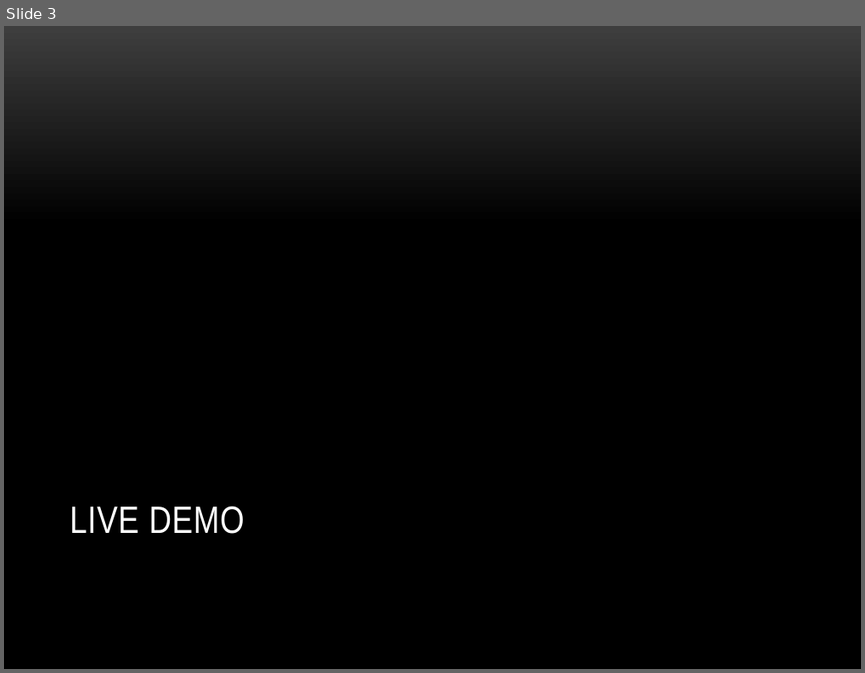
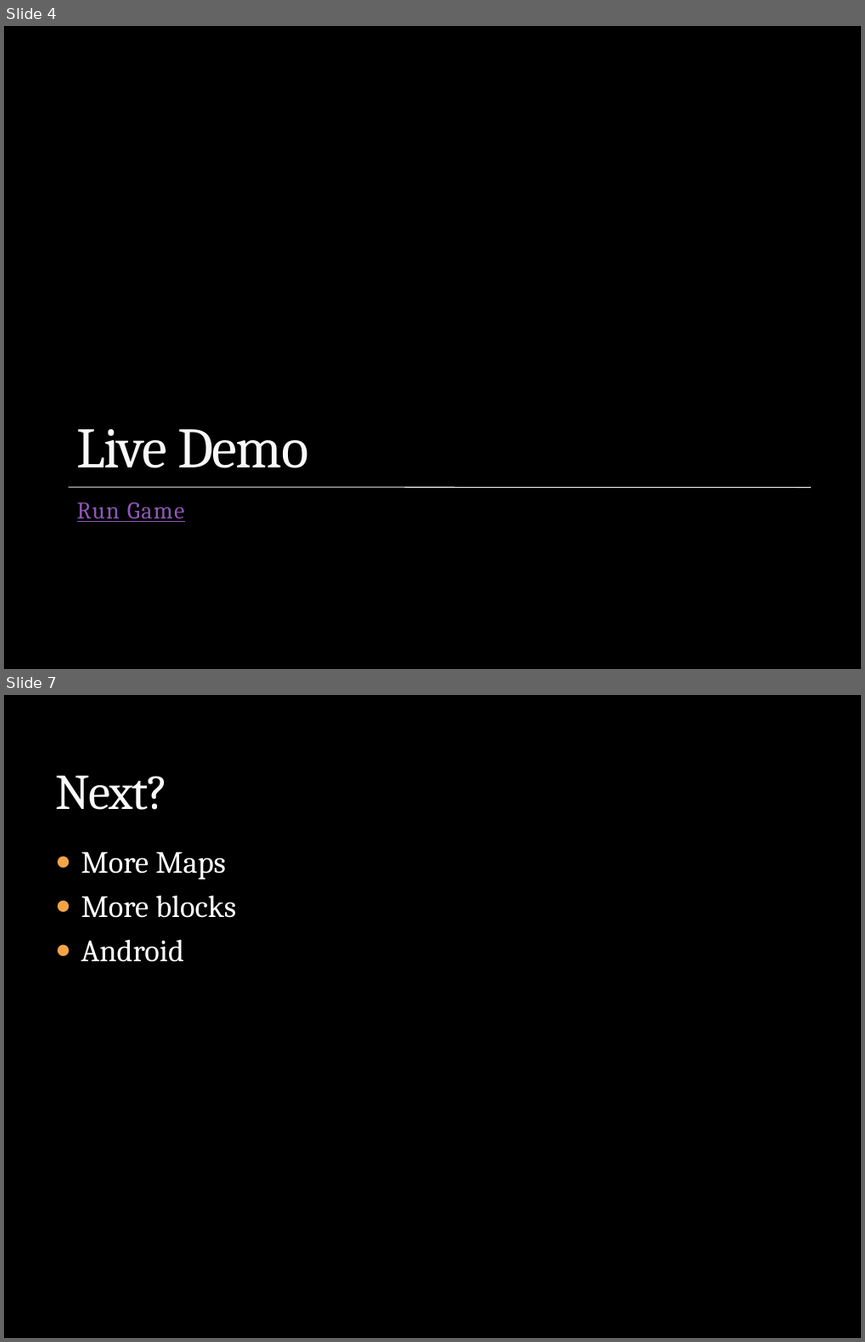
Before and after one commit to dwinings/Grow, a slide deck: CS325 Final Presentation Outline.pptx. Shown one above the other, each under a label of ours: slide 3 before the commit, slides 4 and 7 after it; the slides between them are not shown. The pictures are 865x673 and 865x1342 pixels, drawn with LibreOffice and Linux fonts; fonts in the diff are those of the drawing; background and template pictures are left out. Boxes give left, top, right and bottom in pixels: in the first picture for what was removed or moved away, otherwise in the second. Text is boxed around its words. In the diff, an @@ line names an element or a change of style, - is before the commit and + after.

```diff
--- a/CS325 Final Presentation Outline.pptx
+++ b/CS325 Final Presentation Outline.pptx
@@ slide 7 added at (4,695,861,1338), background picture (left out) @@
@@ title added at (55,775,168,810), 42 pt, text #F9F9F9 @@
+Next?
@@ text added at (81,851,236,962), 26 pt, text #FFFFFF @@
+● More Maps
+● More blocks
+● Android
@@ what was slide 3 is now slide 4 @@
@@ slide 4 changed as well @@
@@ background gradient #3F3F3F to #000000 to picture (left out) @@
@@ title "Live Demo" at (77,429,308,468): vertical alignment top to bottom @@
@@ title at (77,429,308,468): text changed; size 32 to 48 pt; font Arial Narrow to Cambria; text colour #FFFFFF to #F9F9F9 @@
-LIVE DEMO
+Live Demo
@@ line added from (69, 487) to (812, 487), #E9E9E8 0.75 pt @@
@@ text added at (77,502,185,522), 20 pt, text #8E58B6, underline @@
+Run Game
```
Also in this commit, not shown: 6 other slides added, 6 slides removed.
